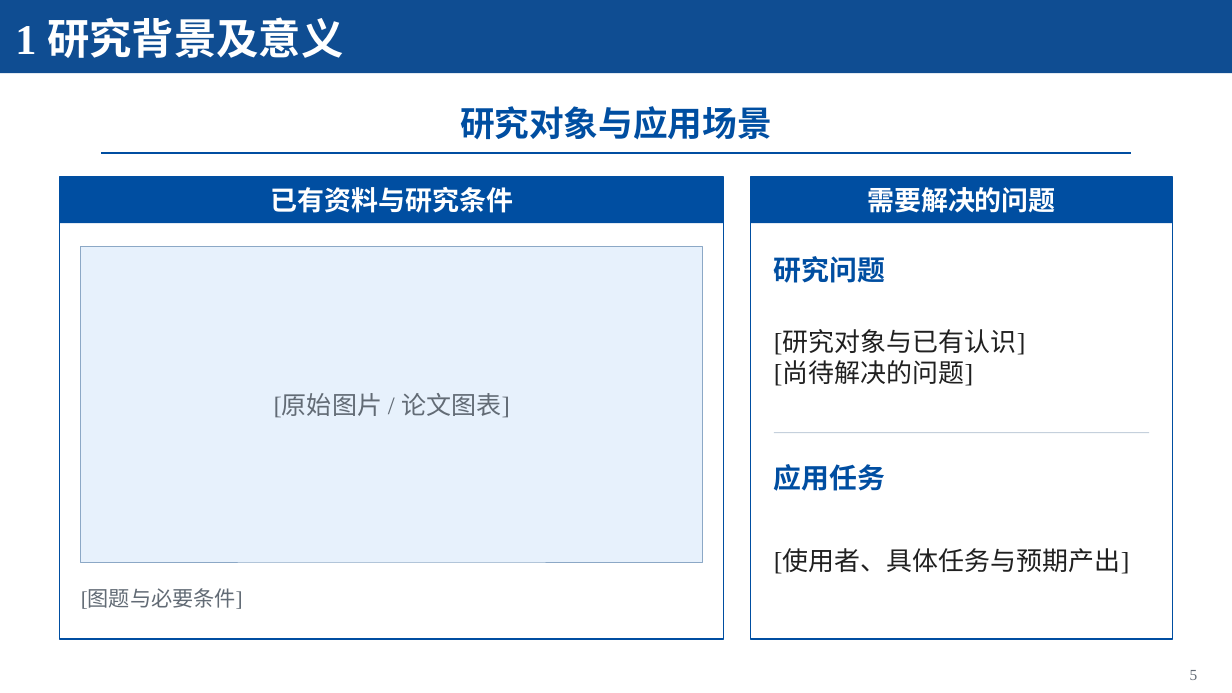
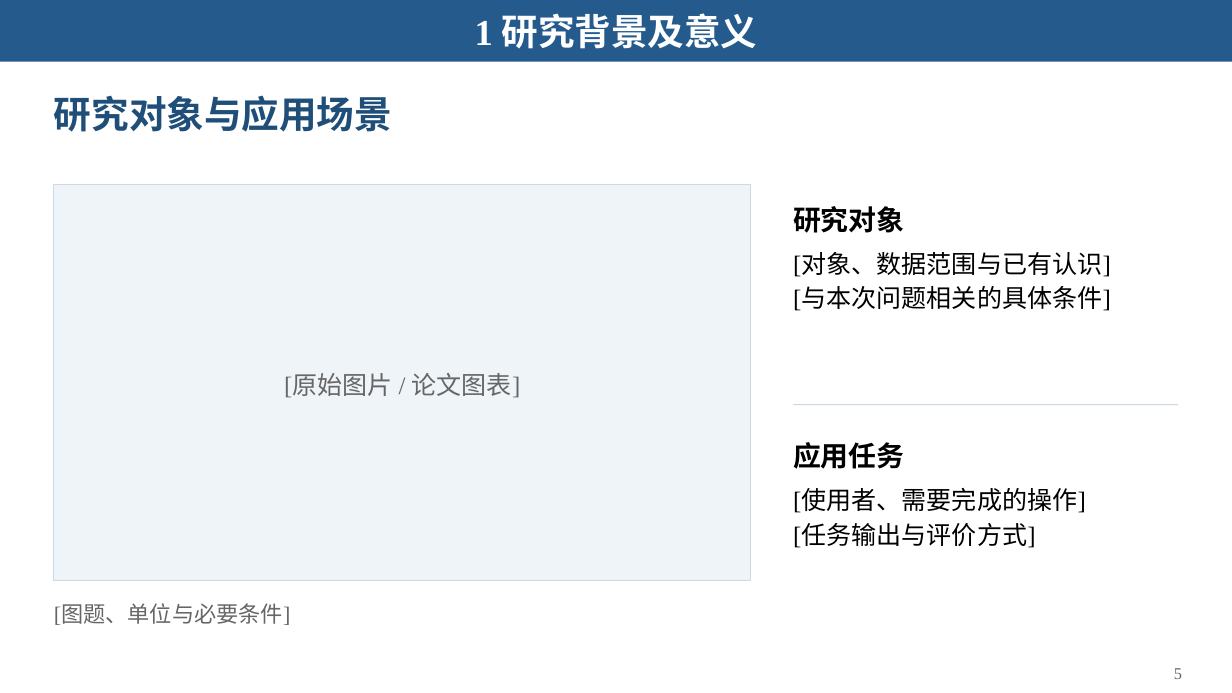
Before and after one commit to Starxy/skills, a slide deck: slide 5 of skills/ppt-craft/assets/academic-blue-template.pptx. Drawn at 1232x693 pixels with LibreOffice and Linux fonts; fonts in the diff are those of the drawing. Boxes give left, top, right and bottom in pixels: in the first picture for what was removed or moved away, otherwise in the second. Text is boxed around its words. In the diff, an @@ line names an element or a change of style, - is before the commit and + after.

```diff
--- a/skills/ppt-craft/assets/academic-blue-template.pptx
+++ b/skills/ppt-craft/assets/academic-blue-template.pptx
@@ rectangle: place and size @@
-rectangle at (0, 0, 1232, 73)
+rectangle at (0, 0, 1232, 62)
@@ rectangle at (0, 0, 1232, 62): fill #0F4D92 to #245A8C @@
@@ text "1 研究背景及意义": place and size @@
-text "1 研究背景及意义" at (15, 17, 343, 58)
+text "1 研究背景及意义" at (475, 13, 758, 49)
@@ text "1 研究背景及意义" at (475, 13, 758, 49): size 33 to 28.5 pt; alignment left to centre @@
@@ title "研究对象与应用场景": place and size @@
-title "研究对象与应用场景" at (460, 106, 772, 139)
+title "研究对象与应用场景" at (54, 95, 392, 132)
@@ title "研究对象与应用场景" at (54, 95, 392, 132): size 27 to 29.2 pt, text colour #004EA1 to #1F4E79; alignment centre to left @@
@@ rectangle removed at (60, 177, 725, 224) @@
@@ rectangle removed at (101, 152, 1131, 154) @@
@@ rectangle removed at (750, 177, 1172, 640) @@
@@ rectangle removed at (750, 177, 1172, 224) @@
@@ rectangle: place and size @@
-rectangle at (60, 177, 725, 640)
+rectangle at (54, 185, 750, 580)
@@ rectangle at (54, 185, 750, 580): fill none to #EFF4F9; outline #004EA1 0.98 pt to #C9D9E8 0.75 pt @@
@@ text "[原始图片 / 论文图表]": place and size @@
-text "[原始图片 / 论文图表]" at (274, 393, 510, 418)
+text "[原始图片 / 论文图表]" at (284, 373, 521, 398)
@@ text "[原始图片 / 论文图表]" at (284, 373, 521, 398): text colour #626B75 to #666666; line spacing 1 to 1.15 @@
@@ text removed at (270, 187, 513, 213) @@
-已有资料与研究条件
@@ text at (793, 206, 904, 233): text changed; text colour #004EA1 to #000000 @@
-研究问题
+研究对象
@@ text removed at (867, 187, 1056, 213) @@
-需要解决的问题
@@ rectangle removed at (81, 247, 703, 563) @@
@@ vertical alignment middle to top in 4 elements at (54, 605, 291, 625), (793, 489, 1086, 548), (793, 206, 904, 233), (793, 253, 1111, 311) @@
@@ text at (793, 253, 1111, 311): text changed; size 20.2 to 19.5 pt; text colour #202020 to #000000 @@
-[研究对象与已有认识]
-[尚待解决的问题]
+[对象、数据范围与已有认识]
+[与本次问题相关的具体条件]
@@ rectangle: place and size @@
-rectangle at (775, 433, 1150, 433)
+rectangle at (793, 405, 1178, 406)
@@ rectangle at (793, 405, 1178, 406): fill #C5D0DC to #C9D9E8 @@
@@ text "应用任务": place and size @@
-text "应用任务" at (774, 464, 885, 491)
+text "应用任务" at (793, 442, 904, 469)
@@ text "应用任务" at (793, 442, 904, 469): text colour #004EA1 to #000000; line spacing 1 to 1.15; vertical alignment middle to top @@
@@ text at (793, 489, 1086, 548): text changed; size 20.2 to 19.5 pt; text colour #202020 to #000000 @@
-[使用者、具体任务与预期产出]
+[使用者、需要完成的操作]
+[任务输出与评价方式]
@@ text at (54, 605, 291, 625): text changed; size 16.5 to 17.2 pt; text colour #626B75 to #666666 @@
-[图题与必要条件]
+[图题、单位与必要条件]
@@ text "5" at (1174, 668, 1182, 679): size 12 to 12.8 pt, text colour #626B75 to #666666; line spacing 1 to 1.15; vertical alignment middle to top @@
```
Also in this commit, not shown: 14 other slides changed, 1 slide added, 1 slide removed, 5 other files.
